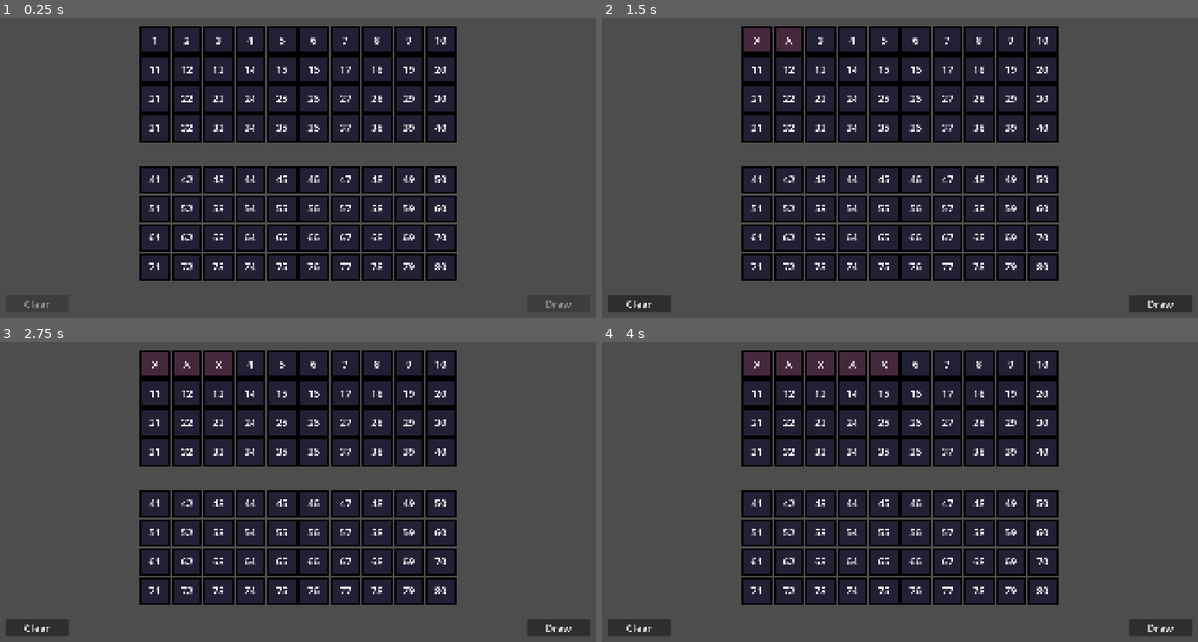
Above: before the commit, frames 1-4 (two rows, left to right).
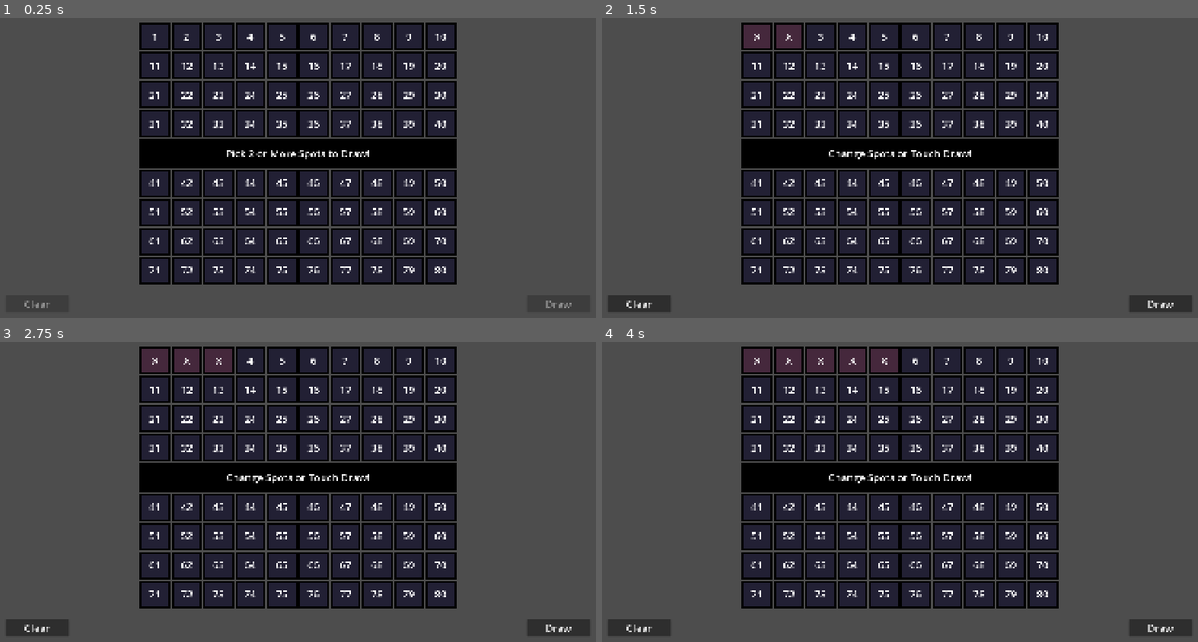
Above: after the commit, the same moments.

Repository: tchrjs/keno
Game: Godot game, scene res://scenes/game/game.tscn
The game is run twice, just before and just after one commit, with the same random seed, the same clock (stepped at 60 frames per second) and the same inputs.
Inputs:
- Up to frame 1 (0.25 s): no input
- Up to frame 2 (1.5 s): click "1" at 0.5 s; click "2" at 1.25 s
- Up to frame 3 (2.75 s): click "3" at 2 s
- Up to frame 4 (4 s): click "4" at 2.75 s; click "5" at 3.5 s

The runs differ from the first frame. In frame 1, 18% of the frame differs, in the area x 23-77%, y 1-89%; in frame 2, 18%; in frame 3, 18%; in frame 4, 18%.

Commit message:
added info bar functionality

Diff:
--- a/components/board/board.tscn
+++ b/components/board/board.tscn
@@ -28,7 +28,7 @@
 offset_bottom = 20.0
 grow_horizontal = 2
 grow_vertical = 2
-theme_override_constants/separation = 75
+theme_override_constants/separation = 5
 alignment = 1
 
 [node name="TopGridContainer" type="GridContainer" parent="VBoxContainer"]
--- a/components/console/buttons/clear_button.gd
+++ b/components/console/buttons/clear_button.gd
@@ -1,9 +1,9 @@
 class_name ClearButton extends ConsoleButton
 
-@export var board: Board
+var board: Board
 
-func _idle(toggled_on: bool) -> void:
+func _toggled_idle(toggled_on: bool) -> void:
 	disabled = !toggled_on || board.marked_spots.size() <= 0
 
-func _play(_toggled_on: bool) -> void:
+func _toggled_play(_toggled_on: bool) -> void:
 	disabled = true
--- a/components/console/buttons/play_button.gd
+++ b/components/console/buttons/play_button.gd
@@ -3,7 +3,7 @@
 signal play_pressed
 signal stop_pressed
 
-@export var board: Board
+var board: Board
 
 var is_stop: bool = false
 
@@ -11,10 +11,10 @@
 	is_stop = toggled_on
 	text = "Stop" if toggled_on else "Draw"
 
-func _idle(_toggled_on: bool) -> void:
+func _toggled_idle(_toggled_on: bool) -> void:
 	disabled = !_toggled_on || board.marked_spots.size() < MathEngine.min_pick
 
-func _play(_toggled_on: bool) -> void:
+func _toggled_play(_toggled_on: bool) -> void:
 	disabled = !_toggled_on
 
 func _pressed():
--- a/components/console/console.gd
+++ b/components/console/console.gd
@@ -9,7 +9,10 @@
 func _ready() -> void:
 	clear_button.state_machine = state_machine
 	play_button.state_machine = state_machine
+	clear_button.board = board
+	play_button.board = board
 	board.connect("marked_spots_updated", toggle.bind(true))
+
 
 func toggle(toggled_on: bool) -> void:
 	clear_button.toggle(toggled_on)
--- a/components/console/console_button.gd
+++ b/components/console/console_button.gd
@@ -5,11 +5,11 @@
 func toggle(toggled_on: bool) -> void:
 	if state_machine and state_machine.current_state:
 		match state_machine.current_state.name.to_lower():
-			"idle": _idle(toggled_on)
-			"play": _play(toggled_on)
+			"idle": _toggled_idle(toggled_on)
+			"play": _toggled_play(toggled_on)
 
-func _idle(_toggled_on: bool) -> void:
-	pass
+func _toggled_idle(toggled_on: bool) -> void:
+	disabled = !toggled_on
 
-func _play(_toggled_on: bool) -> void:
-	pass
+func _toggled_play(toggled_on: bool) -> void:
+	disabled = !toggled_on
--- /dev/null
+++ b/components/info_bar/info_bar.gd
@@ -0,0 +1,24 @@
+class_name InfoBar extends Control
+
+@export var state_machine: StateMachine
+@export var board: Board
+@export var label: Label
+
+func _ready():
+	board.connect("marked_spots_updated", update)
+	idle()
+
+func update() -> void:
+	if state_machine and state_machine.current_state:
+		match state_machine.current_state.name.to_lower():
+			"idle": idle()
+			"play": play()
+
+func idle() -> void:
+	if board.marked_spots.size() < MathEngine.min_pick:
+		label.text = "Pick " + str(MathEngine.min_pick) + " or More Spots to Draw!"
+	else:
+		label.text = "Change Spots or Touch Draw!"
+
+func play() -> void:
+	label.text = "Good Luck!"
--- /dev/null
+++ b/components/info_bar/info_bar.tscn
@@ -0,0 +1,35 @@
+[gd_scene load_steps=2 format=3 uid="uid://baccnd2iwlit"]
+
+[ext_resource type="Script" uid="uid://c1wxlokrmtg6t" path="res://components/info_bar/info_bar.gd" id="1_f6ovc"]
+
+[node name="InfoBar" type="Control" node_paths=PackedStringArray("label")]
+custom_minimum_size = Vector2(960, 88)
+layout_mode = 3
+anchors_preset = 0
+size_flags_vertical = 6
+script = ExtResource("1_f6ovc")
+label = NodePath("Label")
+
+[node name="ColorRect" type="ColorRect" parent="."]
+layout_mode = 1
+anchors_preset = 15
+anchor_right = 1.0
+anchor_bottom = 1.0
+grow_horizontal = 2
+grow_vertical = 2
+color = Color(0, 0, 0, 1)
+
+[node name="Label" type="Label" parent="."]
+layout_mode = 1
+anchors_preset = 8
+anchor_left = 0.5
+anchor_top = 0.5
+anchor_right = 0.5
+anchor_bottom = 0.5
+offset_left = -20.0
+offset_top = -11.5
+offset_right = 20.0
+offset_bottom = 11.5
+grow_horizontal = 2
+grow_vertical = 2
+theme_override_font_sizes/font_size = 32
--- a/components/keno/idle.gd
+++ b/components/keno/idle.gd
@@ -4,9 +4,10 @@
 @export var console: Console
 
 func enter() -> void:
+	board.toggle(true)
 	console.toggle(true)
-	board.toggle(true)
 	console.play_button.toggle_stop(false)
+
 
 func exit() -> void:
 	console.toggle(false)
--- a/components/keno/play.gd
+++ b/components/keno/play.gd
@@ -1,15 +1,14 @@
 class_name Play extends State
 
 @export var board: Board
+@export var info_bar: InfoBar
 @export var console: Console
 
 var tween: Tween
 
-func _init() -> void:
-	pass
-
 func enter() -> void:
 	board.reset()
+	info_bar.update()
 	var picked_numbers: Array[int] = []
 	for spot in board.marked_spots:
 		picked_numbers.append(spot.number)
--- a/play_button.tscn
+++ /dev/null
@@ -1,11 +0,0 @@
-[gd_scene load_steps=2 format=3 uid="uid://b76ftsyla15qp"]
-
-[ext_resource type="Script" uid="uid://mu4hj1xvwx1l" path="res://components/console/buttons/play_button.gd" id="1_v8f0b"]
-
-[node name="PlayButton" type="Button"]
-custom_minimum_size = Vector2(200, 48)
-size_flags_horizontal = 8
-focus_mode = 0
-theme_override_font_sizes/font_size = 32
-text = "Draw"
-script = ExtResource("1_v8f0b")
--- a/scenes/game/game.gd
+++ b/scenes/game/game.gd
@@ -2,5 +2,6 @@
 
 @export var state_machine: StateMachine
 
+# Connect signals to children, then start up game.
 func _ready() -> void:
 	state_machine.enter_initial_state()
--- a/scenes/game/game.tscn
+++ b/scenes/game/game.tscn
@@ -1,10 +1,11 @@
-[gd_scene load_steps=9 format=3 uid="uid://l577flp108ri"]
+[gd_scene load_steps=10 format=3 uid="uid://l577flp108ri"]
 
 [ext_resource type="Script" uid="uid://kxnas1ki4fwo" path="res://scenes/game/game.gd" id="1_7h61r"]
-[ext_resource type="PackedScene" uid="uid://bbb5whurct50v" path="res://components/board/board.tscn" id="1_sul5r"]
 [ext_resource type="Script" uid="uid://d4l762fs6cxyv" path="res://components/keno/idle.gd" id="3_5i0tg"]
 [ext_resource type="Script" uid="uid://c4lp8iaajefax" path="res://components/keno/play.gd" id="4_5i0tg"]
 [ext_resource type="Script" uid="uid://brwmd6hywtyyt" path="res://util/state_machine/state_machine.gd" id="4_kelw5"]
+[ext_resource type="Script" uid="uid://ckqysstys77uf" path="res://components/board/board.gd" id="5_2a8rs"]
+[ext_resource type="PackedScene" uid="uid://baccnd2iwlit" path="res://components/info_bar/info_bar.tscn" id="6_2a8rs"]
 [ext_resource type="Script" uid="uid://d0dp8nyoprl7t" path="res://components/console/console.gd" id="6_5i0tg"]
 [ext_resource type="PackedScene" uid="uid://b5rypxtqb8fv0" path="res://components/console/buttons/clear_button.tscn" id="7_87uf6"]
 [ext_resource type="PackedScene" uid="uid://ggshpf28pbuc" path="res://components/console/buttons/play_button.tscn" id="7_bdhmt"]
@@ -24,13 +25,56 @@
 console = NodePath("../../Console")
 metadata/_custom_type_script = "uid://lyh78ppnftnq"
 
-[node name="Play" type="Node" parent="StateMachine" node_paths=PackedStringArray("board", "console")]
+[node name="Play" type="Node" parent="StateMachine" node_paths=PackedStringArray("board", "info_bar", "console")]
 script = ExtResource("4_5i0tg")
 board = NodePath("../../Board")
+info_bar = NodePath("../../Board/VBoxContainer/InfoBar")
 console = NodePath("../../Console")
 metadata/_custom_type_script = "uid://lyh78ppnftnq"
 
-[node name="Board" parent="." instance=ExtResource("1_sul5r")]
+[node name="Board" type="Control" parent="." node_paths=PackedStringArray("top_grid_container", "bottom_grid_container")]
+layout_mode = 3
+anchors_preset = 8
+anchor_left = 0.5
+anchor_top = 0.5
+anchor_right = 0.5
+anchor_bottom = 0.5
+offset_left = -480.0
+offset_right = 480.0
+grow_horizontal = 2
+grow_vertical = 2
+script = ExtResource("5_2a8rs")
+top_grid_container = NodePath("VBoxContainer/TopGridContainer")
+bottom_grid_container = NodePath("VBoxContainer/BottomGridContainer")
+
+[node name="VBoxContainer" type="VBoxContainer" parent="Board"]
+layout_mode = 1
+anchors_preset = 8
+anchor_left = 0.5
+anchor_top = 0.5
+anchor_right = 0.5
+anchor_bottom = 0.5
+offset_left = -20.0
+offset_top = -20.0
+offset_right = 20.0
+offset_bottom = 20.0
+grow_horizontal = 2
+grow_vertical = 2
+theme_override_constants/separation = 5
+alignment = 1
+
+[node name="TopGridContainer" type="GridContainer" parent="Board/VBoxContainer"]
+layout_mode = 2
+columns = 10
+
+[node name="InfoBar" parent="Board/VBoxContainer" node_paths=PackedStringArray("state_machine", "board") instance=ExtResource("6_2a8rs")]
+layout_mode = 2
+state_machine = NodePath("../../../StateMachine")
+board = NodePath("../..")
+
+[node name="BottomGridContainer" type="GridContainer" parent="Board/VBoxContainer"]
+layout_mode = 2
+columns = 10
 
 [node name="Console" type="Control" parent="." node_paths=PackedStringArray("state_machine", "board", "clear_button", "play_button")]
 layout_mode = 3
@@ -59,13 +103,11 @@
 theme_override_constants/margin_right = 38
 theme_override_constants/margin_bottom = 38
 
-[node name="ClearButton" parent="Console/MarginContainer" node_paths=PackedStringArray("board") instance=ExtResource("7_87uf6")]
+[node name="ClearButton" parent="Console/MarginContainer" instance=ExtResource("7_87uf6")]
 layout_mode = 2
-board = NodePath("../../../Board")
 
-[node name="PlayButton" parent="Console/MarginContainer" node_paths=PackedStringArray("board") instance=ExtResource("7_bdhmt")]
+[node name="PlayButton" parent="Console/MarginContainer" instance=ExtResource("7_bdhmt")]
 layout_mode = 2
-board = NodePath("../../../Board")
 
 [connection signal="pressed" from="Console/MarginContainer/ClearButton" to="Board" method="clear"]
 [connection signal="play_pressed" from="Console/MarginContainer/PlayButton" to="StateMachine/Idle" method="play"]
Not shown: 1 places in components/board/board.tscn that only renumber resources
Not shown, added: components/info_bar/info_bar.gd.uid
